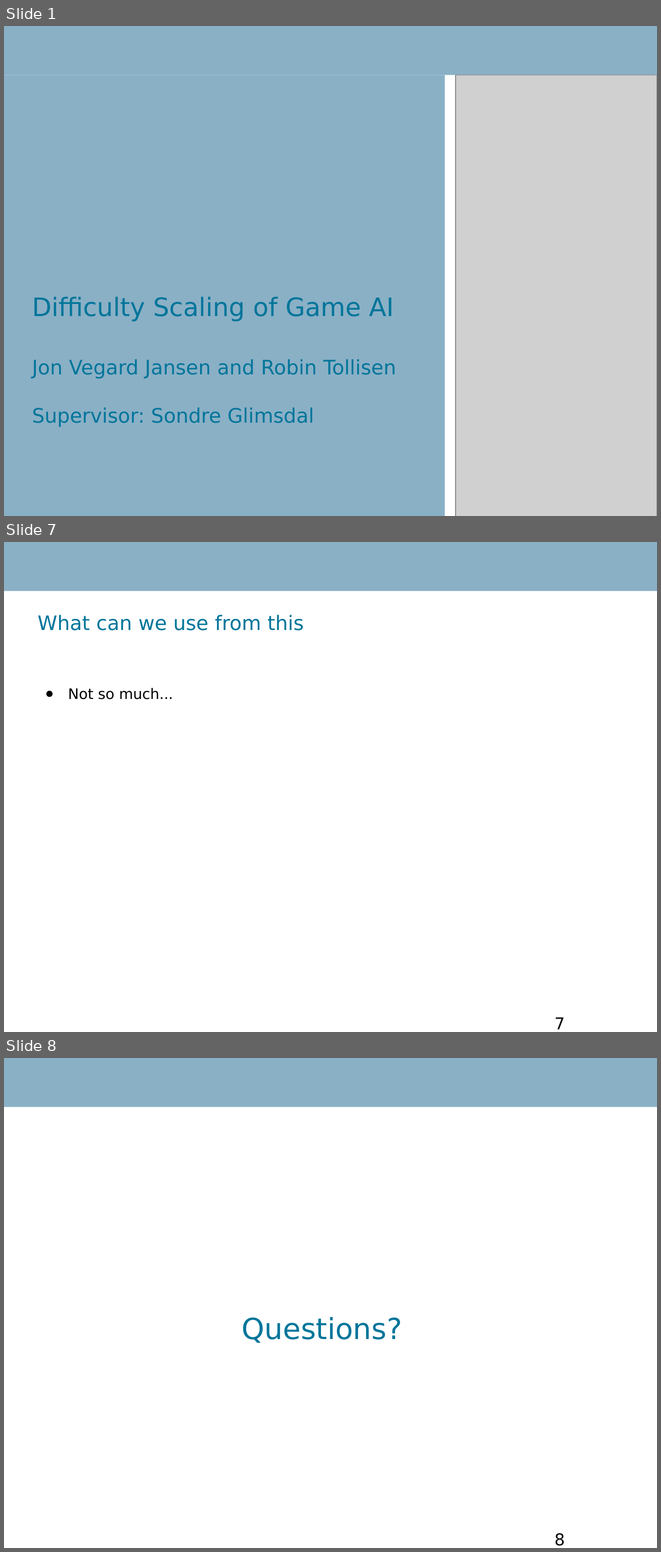
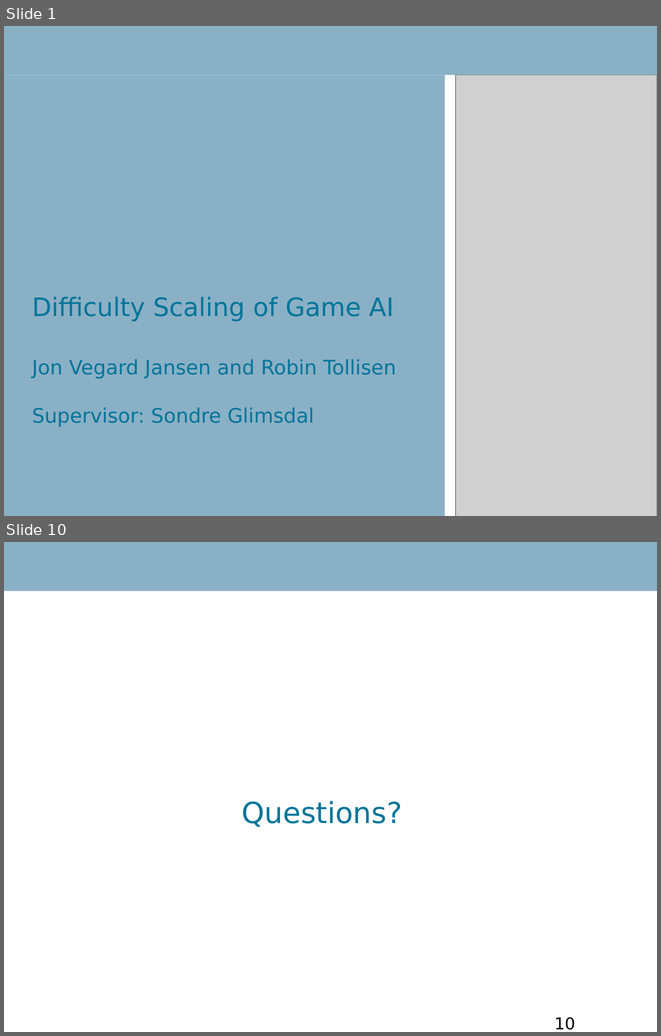
Before and after one commit to RobinTo/AdaptiveGame, a slide deck: IKT426 Research Seminar Report/presentation.ppt. Shown one above the other, each under a label of ours: slides 1, 7 and 8 before the commit, slides 1 and 10 after it; the slides between them are not shown. The pictures are 661x1552 and 661x1036 pixels, drawn with LibreOffice and Linux fonts; fonts in the diff are those of the drawing; grey boxes stand for pictures; background and template pictures are left out. Boxes give left, top, right and bottom in pixels: in the first picture for what was removed or moved away, otherwise in the second. Text is boxed around its words. In the diff, an @@ line names an element or a change of style, - is before the commit and + after.

```diff
--- a/IKT426 Research Seminar Report/presentation.ppt
+++ b/IKT426 Research Seminar Report/presentation.ppt
@@ slide 7 removed at [4, 542, 657, 1032], background #FFFFFF; not listed: 1 template element that a slide beside it also shows @@
@@ text removed at [37, 615, 304, 631] @@
-What can we use from this
@@ text removed at [68, 688, 173, 699] @@
-● Not so much...
@@ page number removed at [555, 1017, 565, 1029] @@
-7
@@ what was slide 8 is now slide 10 @@
@@ page number at [555, 1017, 575, 1030]: text changed @@
-8
+10
```
Also in this commit, not shown: 4 slides changed, 5 slides added, 1 other slide removed, 1 other file.
